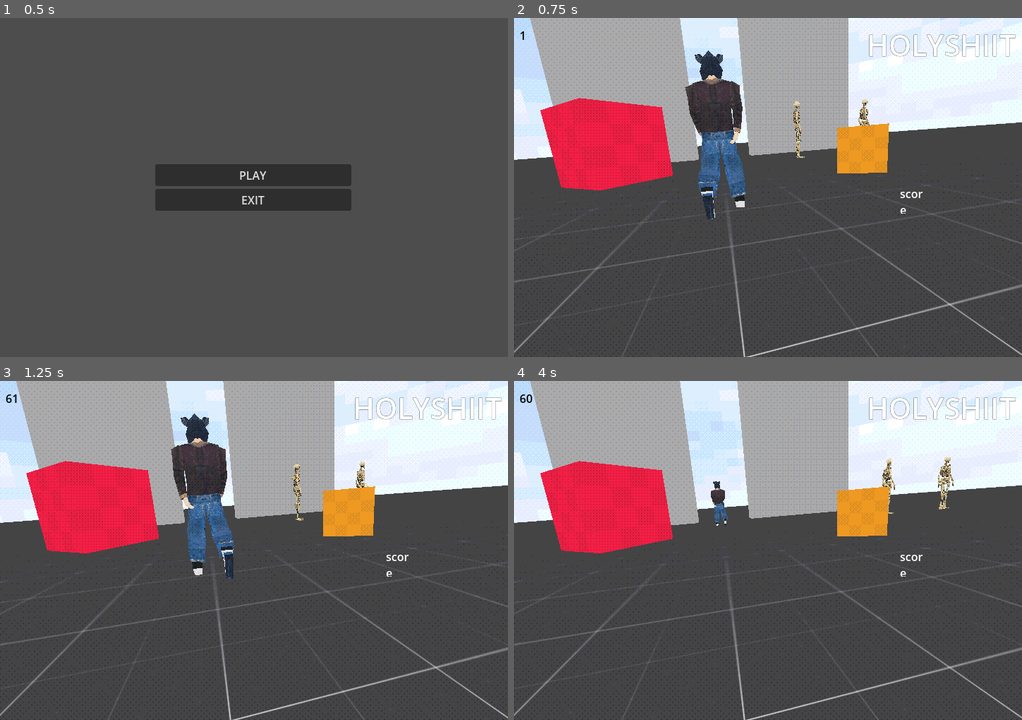
Above: before the commit, frames 1-4 (two rows, left to right).
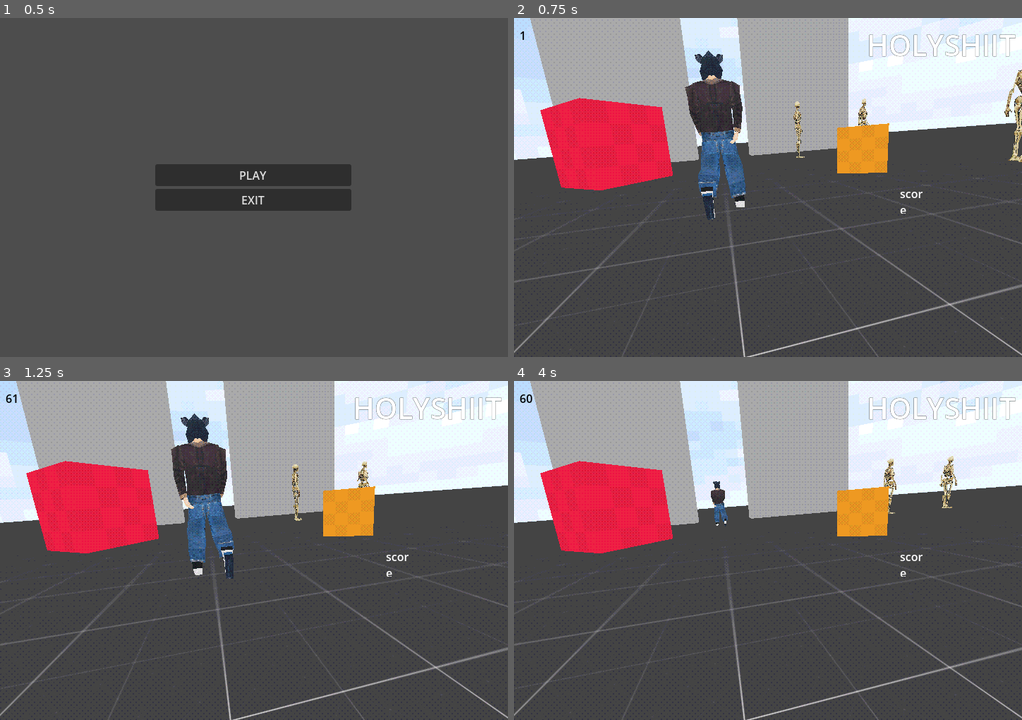
Above: after the commit, the same moments.

Repository: bluebanana21/boar-man
Game: Godot game, scene res://scenes/World/main_menu.tscn
Same seed, same stepped clock (60 frames per second), same inputs: the game is played once before the commit and once after it.
Inputs (mouse positions are in pixels of both pictures, inside the frame that each line leads up to):
- Up to frame 1 (0.5 s): no input
- Up to frame 2 (0.75 s): click "PLAY" at 0.5 s
- Up to frame 3 (1.25 s): no input
- Up to frame 4 (4 s): move the mouse to (798, 550) at 1.27 s; press the mouse at (798, 550) at 1.28 s; hold W (forward) from 1.28 s (still down); move the mouse to (742, 550) at 2.02 s; release the mouse at (742, 550) at 2.03 s; click (742, 550) at 2.1 s; move the mouse to (778, 543) at 2.77 s; press the mouse at (778, 543) at 2.78 s; move the mouse to (762, 557) at 3.52 s; release the mouse at (762, 557) at 3.53 s; click (762, 557) at 3.6 s

Frame 1 is identical in both runs. In frame 2, 0.6% of the frame differs, in the area x 55-100%, y 15-43%; in frame 3, 0.3%; in frame 4, 0.5%.

Commit message:
update: murdered victim reports, and other victims listen

Diff:
--- a/scenes/Victim/victim.tscn
+++ b/scenes/Victim/victim.tscn
@@ -3,7 +3,7 @@
 [ext_resource type="Script" path="res://scripts/victim/victim.gd" id="1_cwk41"]
 [ext_resource type="Script" path="res://scripts/victim/States/victim_idle.gd" id="3_dtdox"]
 [ext_resource type="Shader" path="res://assets/shader/psx.gdshader" id="3_uj0m6"]
-[ext_resource type="Script" path="res://scripts/states/Victim_statte_machine.gd" id="4_5jyms"]
+[ext_resource type="Script" path="res://scripts/states/Victim_state_machine.gd" id="4_5jyms"]
 [ext_resource type="Script" path="res://scripts/victim/States/victim_scared.gd" id="4_43h4f"]
 [ext_resource type="Texture2D" uid="uid://bxbtke5tdirsg" path="res://assets/3d-models/temp_assets/skeleton/Punching-skeleton_0.png" id="4_63pft"]
 [ext_resource type="Script" path="res://scripts/victim/States/victim_violent.gd" id="5_a6jay"]
--- a/scenes/World/world.tscn
+++ b/scenes/World/world.tscn
@@ -303,6 +303,9 @@
 [node name="VictimNO2" parent="SubViewportContainer/SubViewport/Victims" instance=ExtResource("14_cu2co")]
 transform = Transform3D(1, 0, 0, 0, 1, 0, 0, 0, 1, 5.76159, 1, -5.68125)
 
+[node name="VictimNO3" parent="SubViewportContainer/SubViewport/Victims" instance=ExtResource("14_cu2co")]
+transform = Transform3D(1, 0, 0, 0, 1, 0, 0, 0, 1, 5.76159, 1, -0.617238)
+
 [node name="PlayerFPS" parent="SubViewportContainer/SubViewport" instance=ExtResource("14_r50cy")]
 transform = Transform3D(1, 0, 0, 0, 1, 0, 0, 0, 1, 0, 0.673, 0)
 
--- /dev/null
+++ b/scripts/World_scripts/game managers/AI_manager.gd
@@ -0,0 +1,11 @@
+extends Node
+
+
+# Called when the node enters the scene tree for the first time.
+func _ready() -> void:
+	pass # Replace with function body.
+
+
+# Called every frame. 'delta' is the elapsed time since the previous frame.
+func _process(delta: float) -> void:
+	pass
--- /dev/null
+++ b/scripts/World_scripts/game managers/UI_manager.gd
@@ -0,0 +1,11 @@
+extends Node
+
+
+# Called when the node enters the scene tree for the first time.
+func _ready() -> void:
+	pass # Replace with function body.
+
+
+# Called every frame. 'delta' is the elapsed time since the previous frame.
+func _process(delta: float) -> void:
+	pass
--- /dev/null
+++ b/scripts/World_scripts/game managers/score_manager.gd
@@ -0,0 +1,11 @@
+extends Node
+
+
+# Called when the node enters the scene tree for the first time.
+func _ready() -> void:
+	pass # Replace with function body.
+
+
+# Called every frame. 'delta' is the elapsed time since the previous frame.
+func _process(delta: float) -> void:
+	pass
--- a/scripts/World_scripts/game_manager.gd
+++ b/scripts/World_scripts/game_manager.gd
@@ -1,25 +1,30 @@
 extends Node
+
+signal report_death_back
 
 @onready var point_counter: Label = $CanvasLayer/PointCounter
 @onready var kill_streak_counter: Label = $CanvasLayer/KillStreakCounter
 @onready var fps_counter: Label = $CanvasLayer/FPSCounter
 @onready var kill_timer: Timer = $KillTimer
 @onready var exit_location: Node3D = $"../../exitLocation"
-@onready var victims: Node3D = $"../SubViewport/Victims"
+@onready var victims_node: Node3D = $"../SubViewport/Victims"
 
 var score:int = 0
 var kill_ponts:int = 100
 var kill_streak:int = 0
-var all_children
+var victims:Array = []
 
 func _ready() -> void:
+	#count_victim()
+	#victim_current_state()
 	kill_streak_counter.visible = false
-	all_children = get_all_children(victims)
+	report_death_to_victims()
 
 
 func _process(delta: float) -> void:
 	var fps:float = Engine.get_frames_per_second()
 	fps_counter.text = str(fps)
+
 
 #adds point when damaging victim
 #adds 30 units to kill points variable for every consecutive kill
@@ -42,31 +47,37 @@
 
 
 func _physics_process(delta: float) -> void:
-	print(all_children)
-	if Engine.get_physics_frames() % 20 == 0:
-		victim_current_state()
-
-	if victim_current_state() == "VictimToExit":
-		print("victim to exit state")
-		get_tree().call_group("enemies", "update_target_location", exit_location.global_transform.origin)
+	pass
 
 
-
-func victim_current_state():
-	#pass
-	for n in victims.get_children():
-		print(n.name)
-
-		var victim_state_machine := n.get_node("StateMachine")
-		if victim_state_machine:
-			print("current state: ", victim_state_machine.get_current_state())
-			return victim_state_machine.get_current_state()
-		else:
-			return
+func report_death_to_victims():
+	for victim in victims_node.get_children():
+		var victim_state_machine = victim.get_node("StateMachine")
+		victim_state_machine.deathReported.connect(reported_death)
 
 
-func get_all_children(in_node,arr:=[]):
-	arr.push_back(in_node)
-	for child in in_node.get_children():
-		arr = get_all_children(child,arr)
-	return arr
+func reported_death():
+	print("i dont even know anymore")
+	report_death_back.emit()
+
+func count_victim():
+	victims.clear()  # Clear the array to ensure it's up-to-date
+	for victim in victims_node.get_children():
+		victims.append(victim)  # Add each child to the victims array
+	print("Victims counted:", victims.size())  # Debug: print the number of victims
+
+
+func victim_current_state() -> void:
+	for victim in victims:
+		var victim_state_machine = victim.get_node("StateMachine")
+		if victim_state_machine.has_method("get_current_state"):  # Check if the victim has a method to get its state
+			var state = victim_state_machine.get_current_state()  # Call the method to retrieve the state
+			if state == null:
+				print("state is null lol")
+			else:
+				print("Victim State is:", state)   # Debug: Print the state
+		elif "state" in victim_state_machine:
+			var state = victim_state_machine.current_state        # Access the state property directly
+			print("Victim State:", state)   # Debug: Print the state
+		else:
+			print("Victim does not have a state.")
--- a/scripts/states/Victim_statte_machine.gd
+++ b/scripts/states/Victim_state_machine.gd
@@ -1,4 +1,9 @@
 extends Node
+
+signal deathReported
+
+@onready var game_manager: Node = $"../../../../GameManager"
+@onready var victim: Victim = $".."
 
 @export var initial_state : VictimState
 
@@ -18,6 +23,8 @@
 		current_state = initial_state
 		state_report = initial_state.name
 
+	listen_to_victim_death()
+
 
 func _process(delta: float) -> void:
 	if current_state:
@@ -28,6 +35,7 @@
 func _physics_process(delta: float) -> void:
 	if current_state:
 		current_state.Physics_update(delta)
+
 
 
 func on_child_transition(state, new_state_name)->void:
@@ -46,13 +54,29 @@
 	current_state = new_state
 	state_report = current_state.name
 
+	report_death()
 	print("state report: ", state_report)
 
 
+func report_death():
+	if state_report == "VictimDead":
+		print("death reported")
+		deathReported.emit()
+	else:
+		pass
+
+
 func get_current_state():
+	#print("state report: ", state_report)
 	return state_report
 
 
 func listen_to_victim_death():
-	if current_state != VictimDead and current_state == VictimIdle:
-		pass
+	game_manager.report_death_back.connect(process_death)
+	print(victim, " is processing death")
+
+
+func process_death():
+
+	if current_state is VictimIdle:
+		print(victim, " should run away now")
--- a/scripts/victim/States/victim_idle.gd
+++ b/scripts/victim/States/victim_idle.gd
@@ -43,5 +43,5 @@
 
 
 func _on_victim_health_depleted() -> void:
-	print("transitioned from " + self.to_string() + " to death state")
+	print(victim.name, " transitioned from " + self.name + " to death state")
 	Transitioned.emit(self, "VictimDead")
--- a/scripts/victim/States/victim_scared.gd
+++ b/scripts/victim/States/victim_scared.gd
@@ -43,5 +43,5 @@
 
 
 func _on_victim_health_depleted() -> void:
-	print("transitioned from " + self.to_string() + " to death state")
+	print("transitioned from " + self.name + " to death state")
 	Transitioned.emit(self, "VictimDead")
--- a/scripts/victim/States/victim_to_exit.gd
+++ b/scripts/victim/States/victim_to_exit.gd
@@ -33,5 +33,5 @@
 
 
 func _on_victim_health_depleted() -> void:
-	print("transitioned from " + self.to_string() + " to death state")
+	print("transitioned from " + self.name + " to death state")
 	Transitioned.emit(self, "VictimDead")
--- a/scripts/victim/States/victim_violent.gd
+++ b/scripts/victim/States/victim_violent.gd
@@ -78,5 +78,5 @@
 
 func _on_victim_health_depleted() -> void:
 	nav_agent.set_velocity(Vector3.ZERO)
-	print("transitioned from " + self.to_string() + " to death state")
+	print("transitioned from " + self.name + " to death state")
 	Transitioned.emit(self, "VictimDead")
--- a/scripts/victim/victim.gd
+++ b/scripts/victim/victim.gd
@@ -9,7 +9,8 @@
 @onready var state_machine: Node = $StateMachine
 
 func _ready() -> void:
-	print(state_machine.current_state)
+	pass
+	#print(state_machine.current_state)
 
 #Func is called when player kill victim, make it instakill so a helth variable is unnecessary
 func damage() -> void:
@@ -29,7 +30,3 @@
 #	waits for the label animation to finish and makes it invisible again
 	await label_animation.animation_finished
 	victim_label.visible = false
-
-
-func _on_state_machine_report_state(current_state: Variant) -> void:
-	pass
